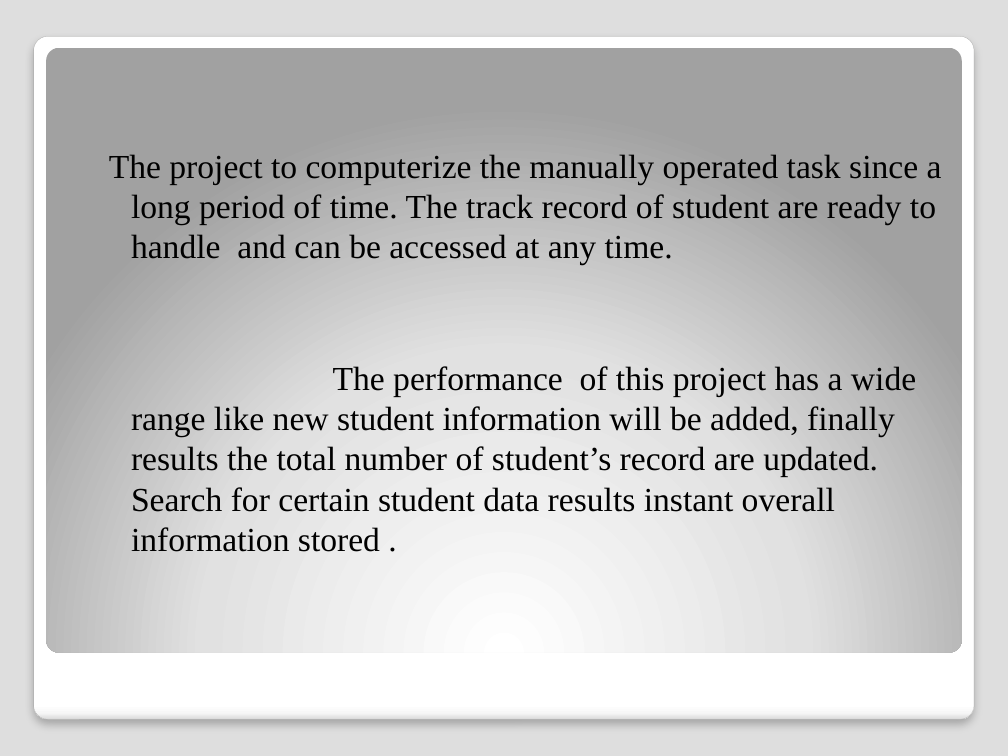
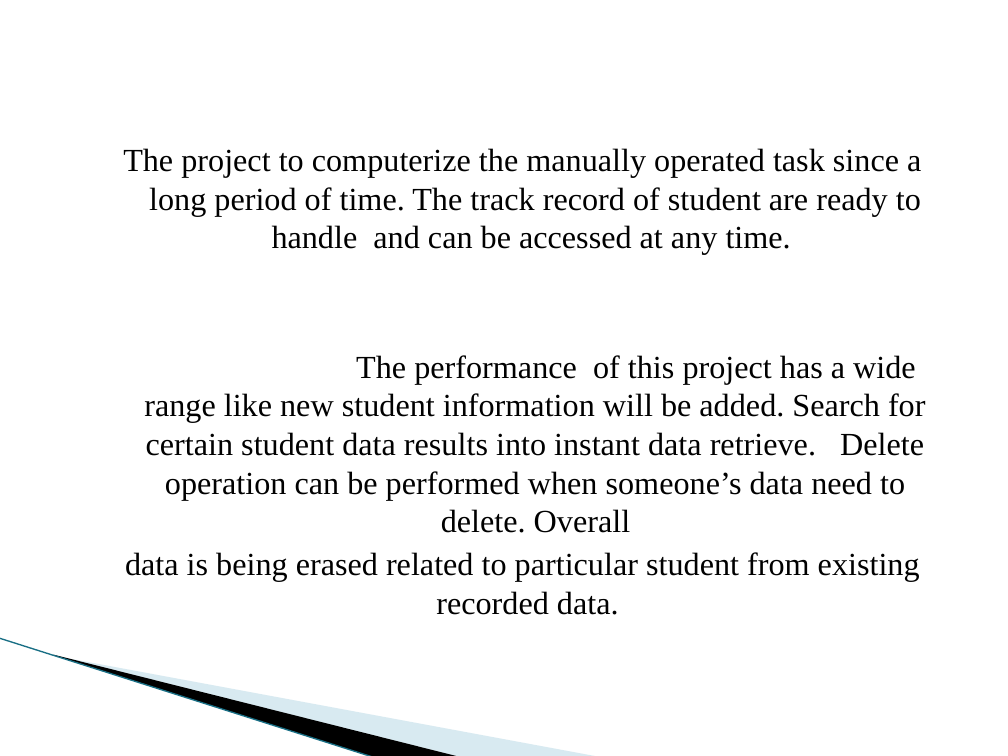
Before and after one commit to SudipKumarSah-0934/SPL-1, a slide deck: slide 3 of presentation.pptx. Drawn at 1008x756 pixels with LibreOffice and Linux fonts; fonts in the diff are those of the drawing; background and template pictures are left out. Boxes give left, top, right and bottom in pixels: in the first picture for what was removed or moved away, otherwise in the second. Text is boxed around its words. In the diff, an @@ line names an element or a change of style, - is before the commit and + after.

```diff
--- a/presentation.pptx
+++ b/presentation.pptx
@@ background #DEDEDE to #FFFFFF @@
@@ rounded rectangle removed at (33,36,974,720) @@
@@ rounded rectangle removed at (46,47,962,652) @@
@@ text at (123,148,921,255): size 24 to 23 pt in "The project to computerize the manually operated ..."; alignment left to centre; indent changed @@
@@ text at (125,355,926,615): text changed; size 24 to 23 pt @@
-  The performance of this project has a wide range like new student information will be added, finally results the total number of student’s record are updated. Search for certain student data results instant overall information stored .
+  The performance of this project has a wide range like new student information will be added. Search for certain student data results into instant data retrieve. Delete operation can be performed when someone’s data need to delete. Overall
+  data is being erased related to particular student from existing recorded data.
@@ freeform shape added at (79,551,498,711), fill #A0CBDC at 40% opacity @@
@@ freeform shape added at (0,638,413,731), fill #000000 @@
@@ line added from (0, 638) to (374, 756), #97C5D8 0.95 pt @@
```
Also in this commit, not shown: 3 other slides changed, 2 slides added, 7 slides removed, 4 other files.
